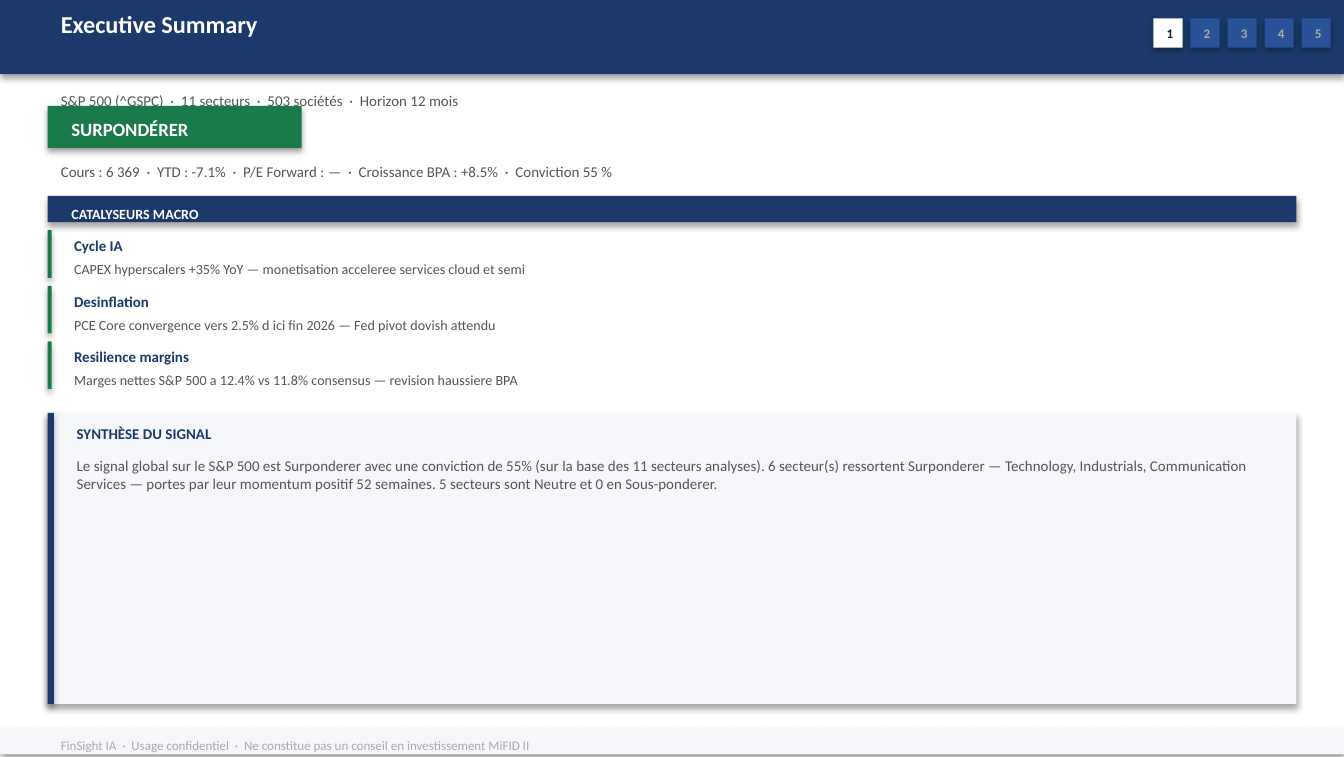
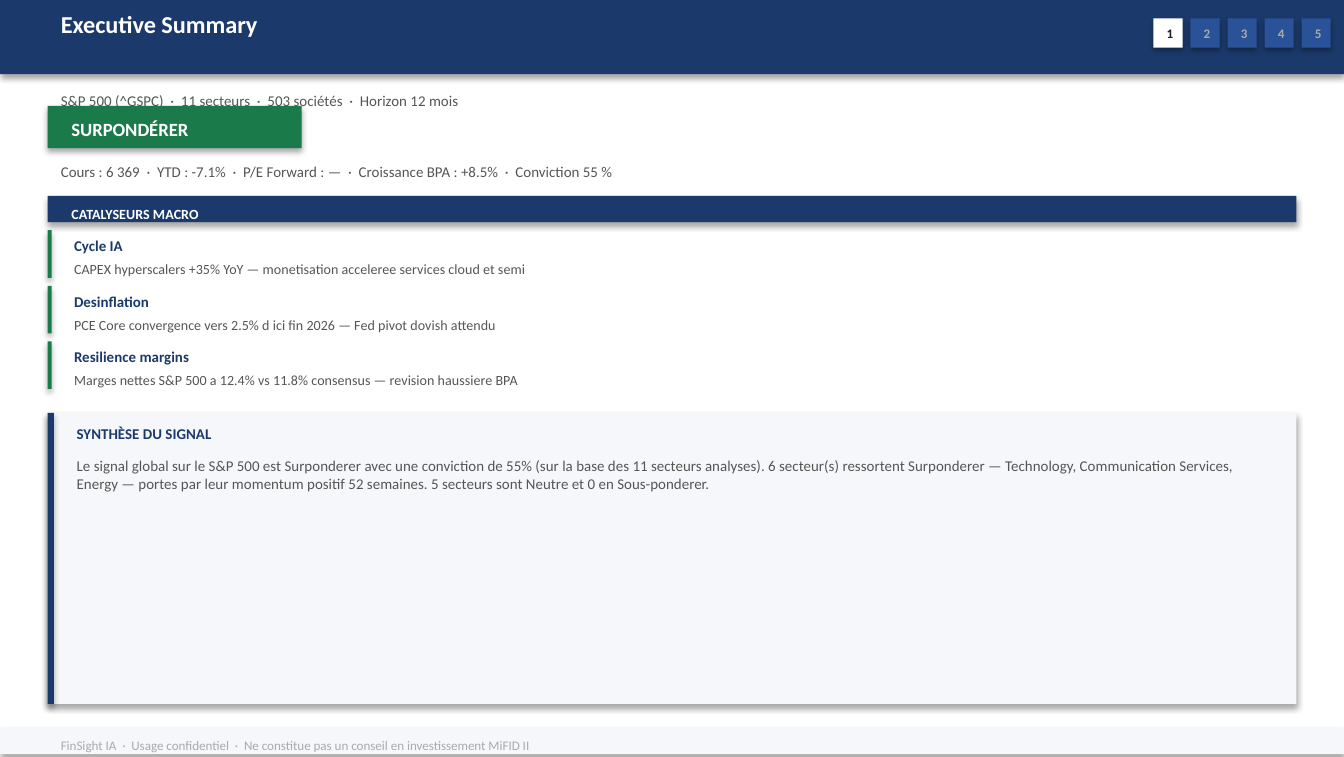
Before and after one commit to baptistejeh07-art/finsight-ia, a slide deck: slide 2 of preview/indice_SP_500/indice_SP_500.pptx. Drawn at 1344x757 pixels with LibreOffice and Linux fonts; fonts in the diff are those of the drawing. Boxes give left, top, right and bottom in pixels: in the first picture for what was removed or moved away, otherwise in the second. Text is boxed around its words. In the diff, an @@ line names an element or a change of style, - is before the commit and + after.

```diff
--- a/preview/indice_SP_500/indice_SP_500.pptx
+++ b/preview/indice_SP_500/indice_SP_500.pptx
@@ text at <box>77,460,1232,492</box>: text changed @@
-Le signal global sur le S&P 500 est Surponderer avec une conviction de 55% (sur la base des 11 secteurs analyses). 6 secteur(s) ressortent Surponderer — Technology, Industrials, Communication Services — portes par leur momentum positif 52 semaines. 5 secteurs sont Neutre et 0 en Sous-ponderer.
+Le signal global sur le S&P 500 est Surponderer avec une conviction de 55% (sur la base des 11 secteurs analyses). 6 secteur(s) ressortent Surponderer — Technology, Communication Services, Energy — portes par leur momentum positif 52 semaines. 5 secteurs sont Neutre et 0 en Sous-ponderer.
```
Also in this commit, not shown: 1 other file.
